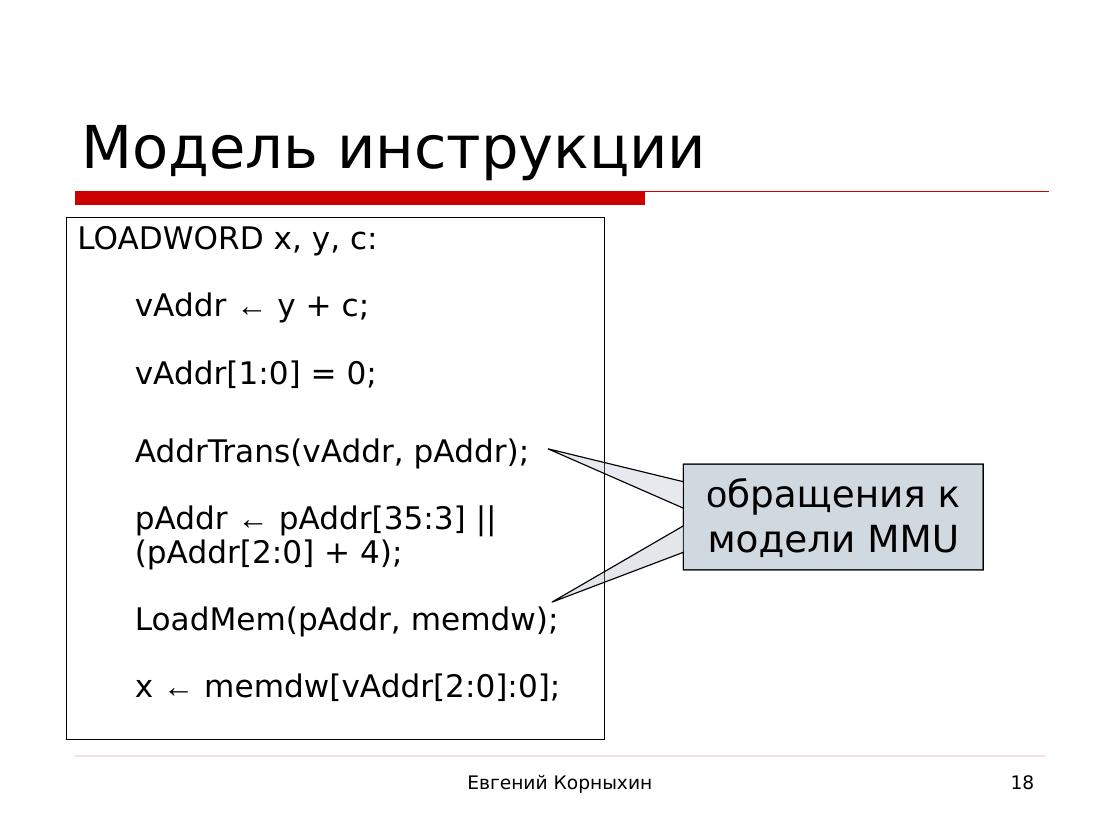
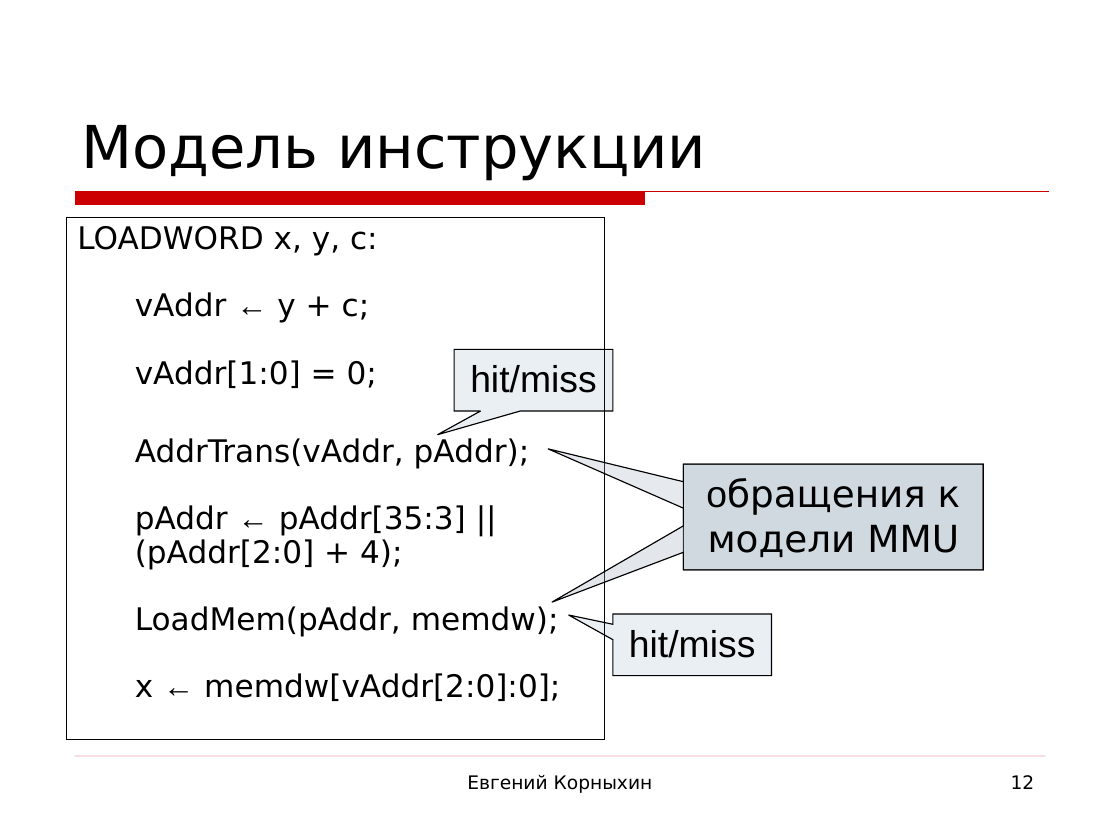
Before and after one commit to kornevgen/tesla-project, a slide deck: slide 12 of papers/THESIS/talks/Oct13 - ISP/isp-slides3.ppt (slide 18 before the commit). Drawn at 1120x840 pixels with LibreOffice and Linux fonts; fonts in the diff are those of the drawing; background and template pictures are left out. Boxes give left, top, right and bottom in pixels: in the first picture for what was removed or moved away, otherwise in the second. Text is boxed around its words. In the diff, an @@ line names an element or a change of style, - is before the commit and + after.

```diff
--- a/papers/THESIS/talks/Oct13 - ISP/isp-slides3.ppt
+++ b/papers/THESIS/talks/Oct13 - ISP/isp-slides3.ppt
@@ speech box added at (455,349,614,411), fill #336699 at 10% opacity, outline #000000 0.74 pt, 24 pt, text #000000 @@
+hit/miss
@@ speech box added at (613,614,772,675), fill #336699 at 10% opacity, outline #000000 0.74 pt, 24 pt, text #000000 @@
+hit/miss
@@ page number at (1011,775,1035,789): text changed @@
-18
+12
```
Also in this commit, not shown: 3 other slides changed, 1 slide added, 6 slides removed.
